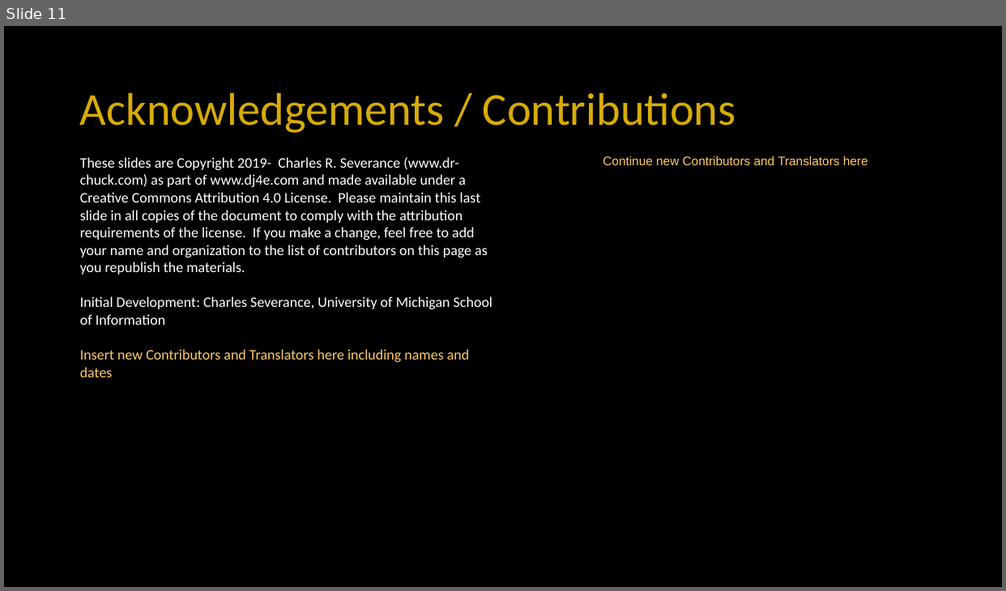
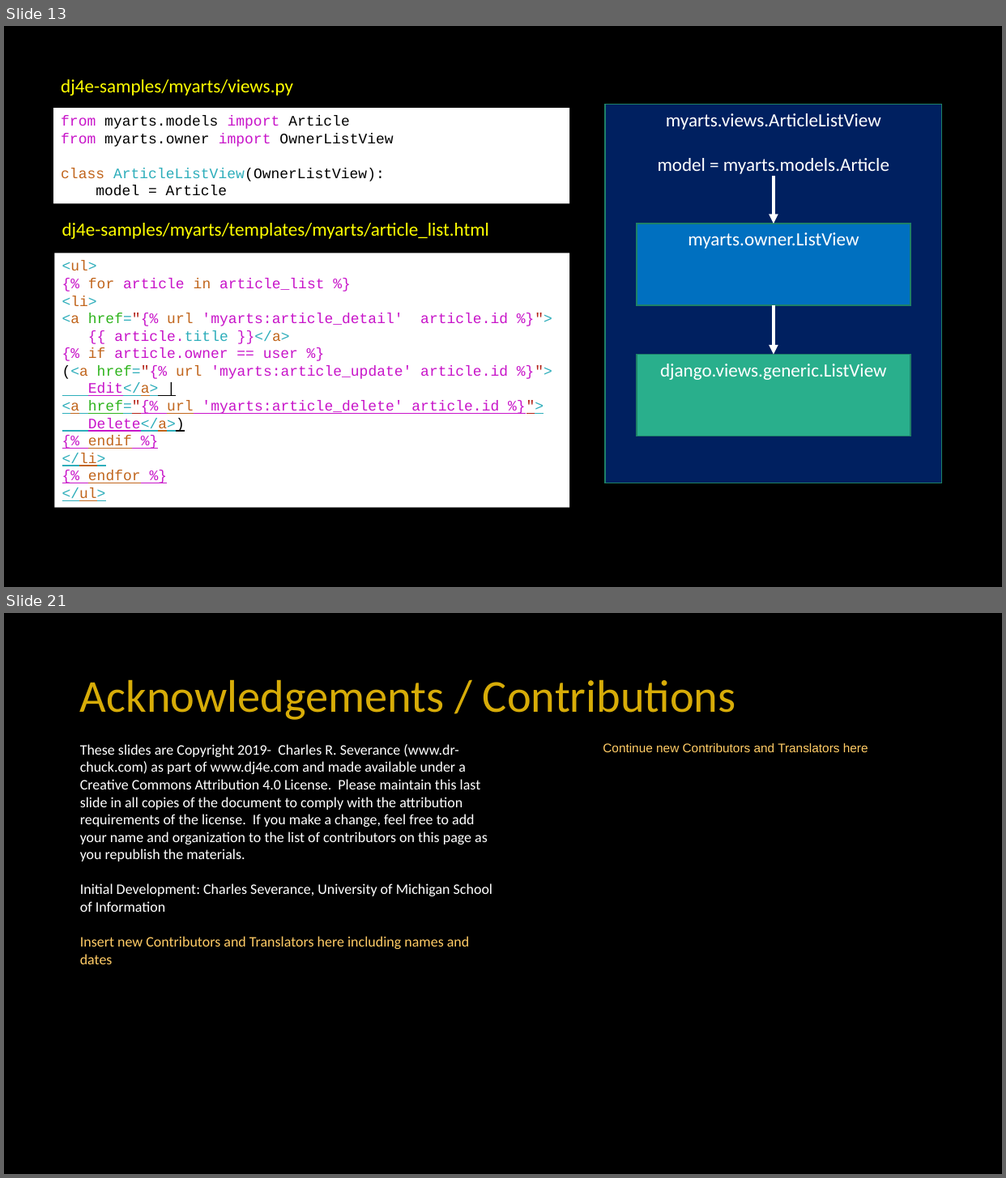
Before and after one commit to csev/dj4e, a slide deck: lectures/DJ-12-Owned-Rows.pptx. Shown one above the other, each under a label of ours: slide 11 before the commit, slides 13 and 21 after it; the slides between them are not shown. The pictures are 1006x591 and 1006x1178 pixels, drawn with LibreOffice and Linux fonts; fonts in the diff are those of the drawing. Boxes give left, top, right and bottom in pixels: in the first picture for what was removed or moved away, otherwise in the second. Text is boxed around its words. In the diff, an @@ line names an element or a change of style, - is before the commit and + after.

```diff
--- a/lectures/DJ-12-Owned-Rows.pptx
+++ b/lectures/DJ-12-Owned-Rows.pptx
@@ slide 13 added at box(4, 26, 1002, 587), background #000000 @@
@@ text added at box(61, 79, 293, 96), 18 pt, text #FFFF00 @@
+dj4e-samples/myarts/views.py
@@ rectangle added at box(53, 108, 569, 203), fill #FFFFFF, 14 pt, text #000000 @@
+from myarts.models import Article
+from myarts.owner import OwnerListView
+class ArticleListView(OwnerListView):
+model = Article
@@ rectangle added at box(605, 105, 942, 484), fill #002060, outline #1E8168 1 pt, 18 pt, text #FFFFFF @@
+myarts.views.ArticleListView
+model = myarts.models.Article
@@ arrow added from (774, 176) to (774, 224), #FFFFFF 3 pt @@
@@ text added at box(62, 223, 489, 239), 18 pt, text #FFFF00 @@
+dj4e-samples/myarts/templates/myarts/article_list.html
@@ rectangle added at box(637, 224, 910, 305), fill #0070C0, outline #1E8168 1 pt, 18 pt, text #FFFFFF @@
+myarts.owner.ListView
@@ rectangle added at box(55, 254, 570, 508), fill #FFFFFF, 14 pt, text #C814C9 @@
+<ul>
+{% for article in article_list %}
+<li>
+<a href="{% url 'myarts:article_detail' article.id %}">
+{{ article.title }}</a>
+{% if article.owner == user %}
+(<a href="{% url 'myarts:article_update' article.id %}">
+Edit</a> |
+<a href="{% url 'myarts:article_delete' article.id %}">
+Delete</a>)
+{% endif %}
+</li>
+{% endfor %}
+</ul>
@@ arrow added from (774, 305) to (774, 355), #FFFFFF 3 pt @@
@@ rectangle added at box(637, 355, 910, 436), fill #29AF8C, outline #1E8168 1 pt, 18 pt, text #FFFFFF @@
+django.views.generic.ListView
@@ what was slide 11 is now slide 21 @@
```
Also in this commit, not shown: 3 slides changed, 9 other slides added.
